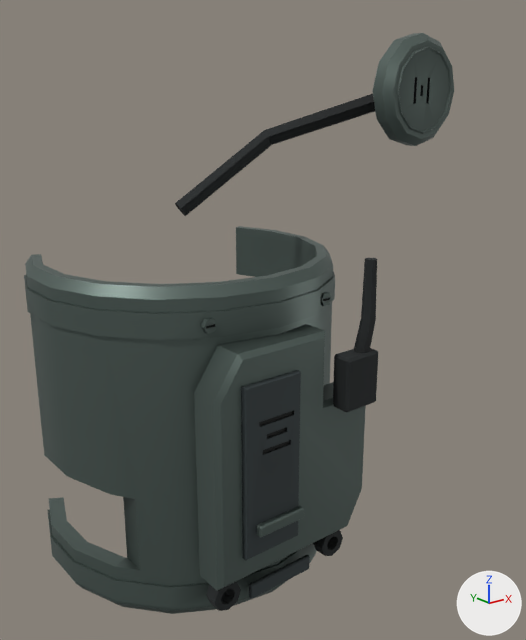
The glTF model assets/models/gear/implant_relay.glb: old version first, new version second.
Rendered twice from a camera (50 mm lens) standing at (-0.1724, -0.2737, 0.0495) and looking at (0.018, -0.0357, -0.0457). Lighting does not change. The marker at lower right points along +X, +Y and +Z. The first picture is the older version. Vertices at exactly the same position are counted once.

Names of what the first picture shows: 'Module', 'Port'.
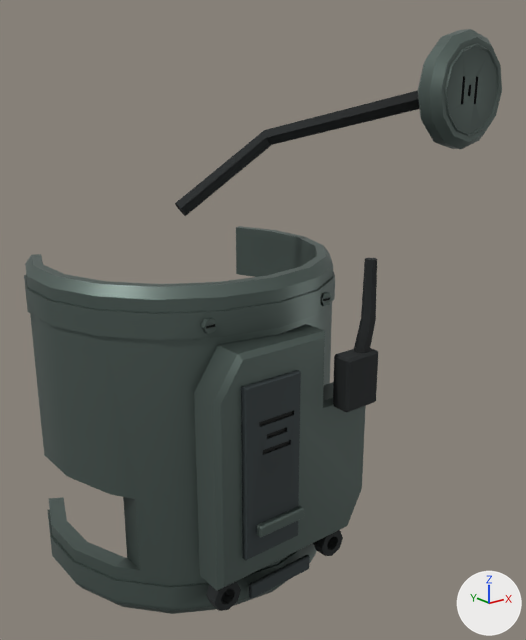
Boxes (x1, y1, x2, y2) around the edits, measured in the pictures (526 x 640 px; the box of a moved part takes in the faces that stretch with it):
'Port', reshaped (17% wider): before (175, 33, 454, 216); after (175, 29, 502, 216)
part 1 of me_neckdisc, moved or reshaped: before (372, 33, 454, 146); after (417, 29, 502, 149)
part 2 of me_neckdisc, moved or reshaped: before (265, 100, 375, 144); after (264, 98, 419, 145)
part 3 of me_neckdisc, moved or reshaped (mostly hidden): before (269, 94, 375, 145); after (270, 91, 418, 145)

What the commit changed:
me_neckdisc is used by ob_port; location (0.0, 0.0, 0.0).
me_neckdisc had 148 vertices, 288 faces and spanned x -0.0024..0.094, y -0.0735..0.0034, z -0.0032..0.072.
me_neckdisc now has 148 vertices, 288 faces and spans x -0.0024..0.094, y -0.0965..0.0034, z -0.0032..0.072.
me_neckdisc part 1: the loose piece of 130 vertices spanning x 0.05..0.094, y -0.0735..-0.062, z 0.028..0.072 is moved by (0.0, -0.023, 0.0).
me_neckdisc part 2: all 2 vertices in x 0.0685..0.0707, y -0.067, z 0.0468..0.0502 are moved by (-0.0002, -0.0225, -0.0001).
me_neckdisc part 3: all 2 vertices in x 0.0699..0.0741, y -0.065, z 0.0466..0.0534 are moved by (0.0, -0.023, 0.0).
Other edits to the shape of me_neckdisc do not show in these pictures.
